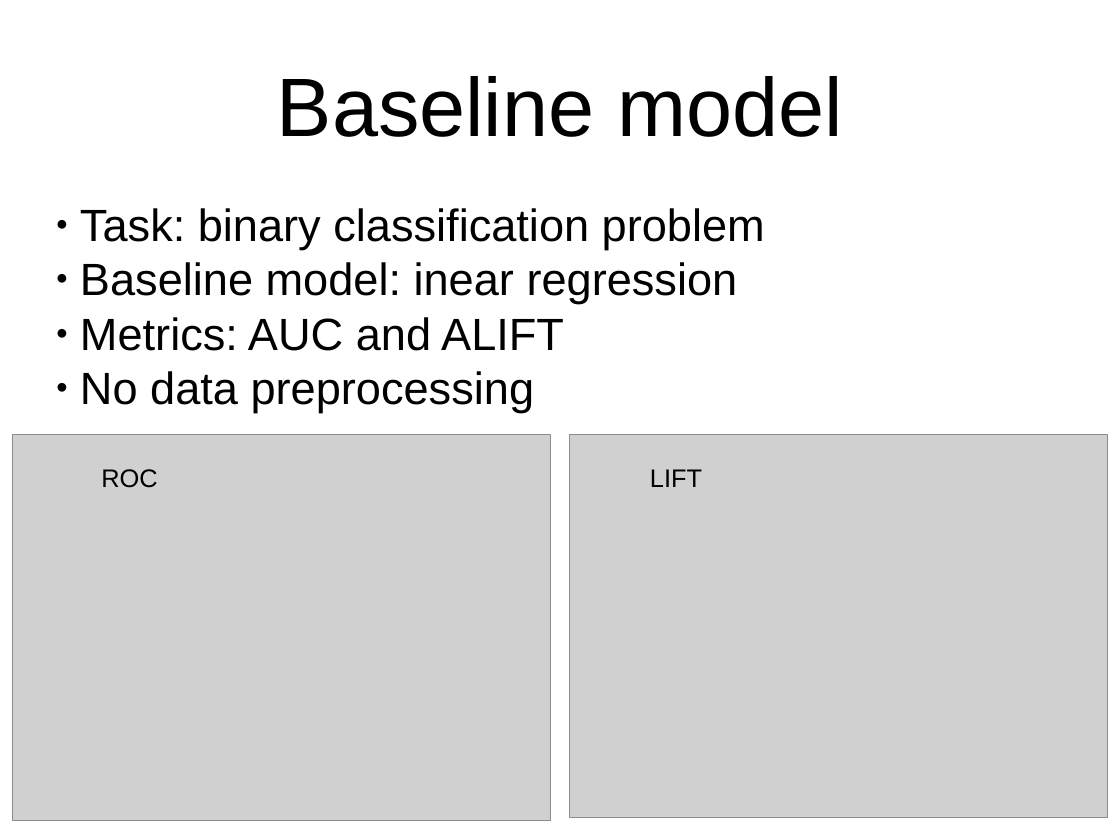
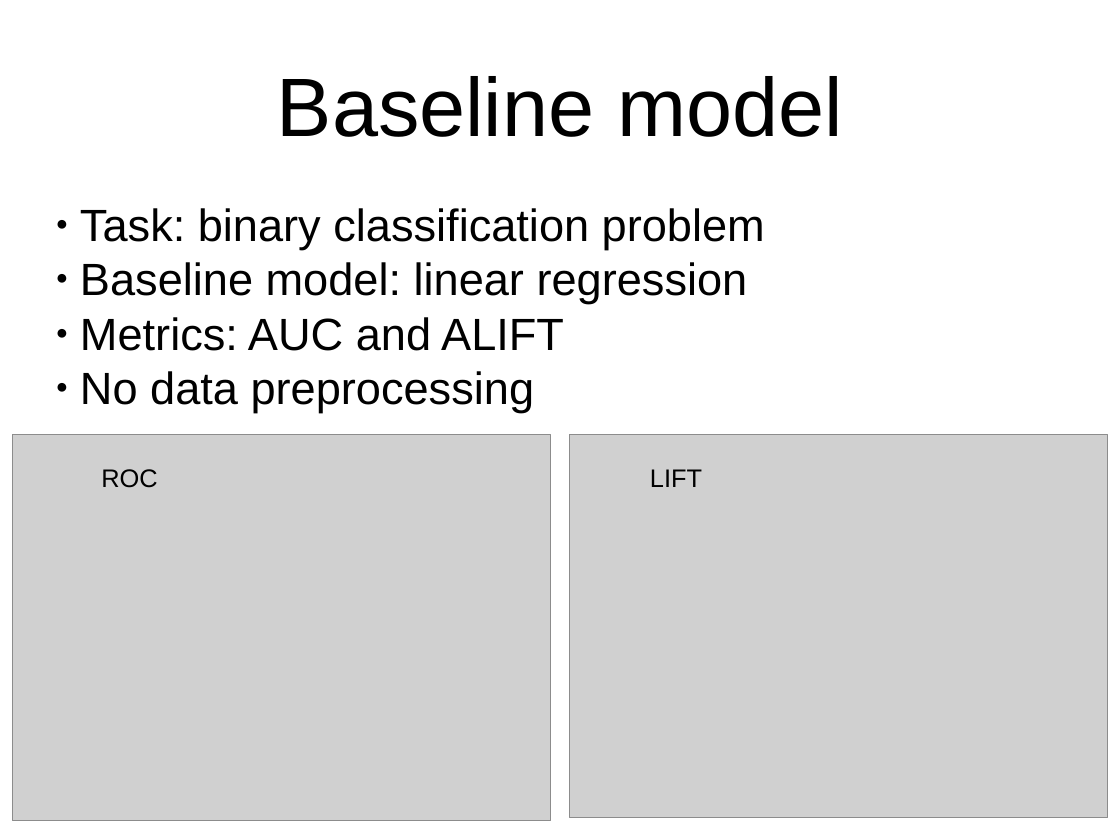
Before and after one commit to GL-Li/QL-case-study, a slide deck: slide 5 of report.odp. Drawn at 1120x840 pixels with LibreOffice and Linux fonts; fonts in the diff are those of the drawing; grey boxes stand for pictures. Boxes give left, top, right and bottom in pixels: in the first picture for what was removed or moved away, otherwise in the second. Text is boxed around its words. In the diff, an @@ line names an element or a change of style, - is before the commit and + after.

```diff
--- a/report.odp
+++ b/report.odp
@@ subtitle at [80, 262, 748, 304]: text changed @@
-● Baseline model: inear regression
+● Baseline model: linear regression
```
Also in this commit, not shown: 8 other slides changed, 27 other files.
